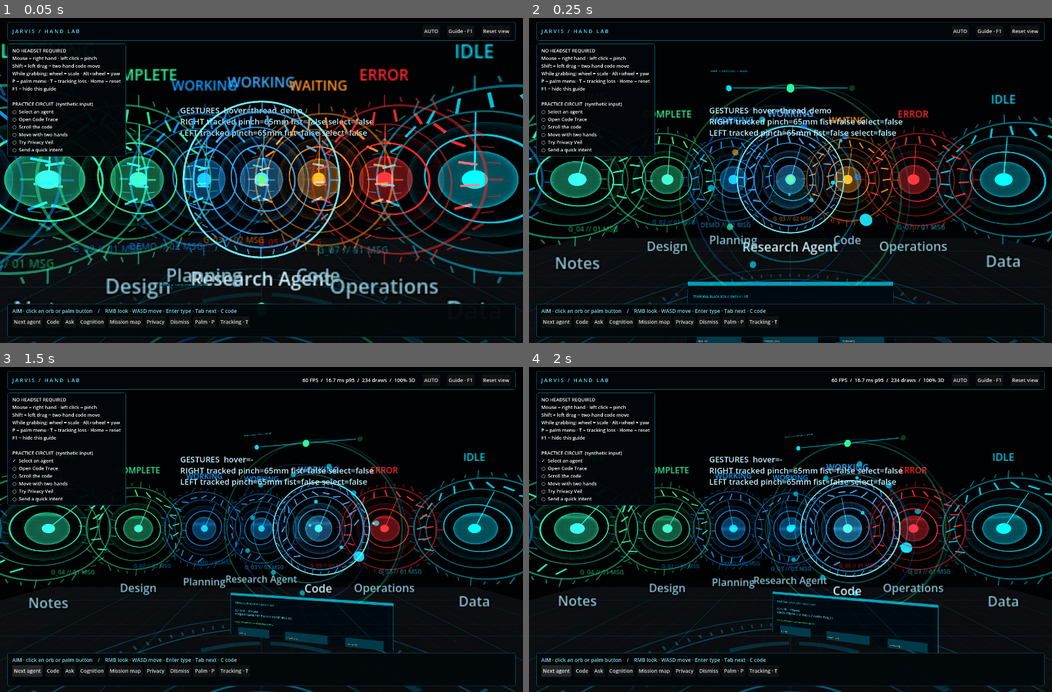
Above: before the commit, frames 1-4 (two rows, left to right).
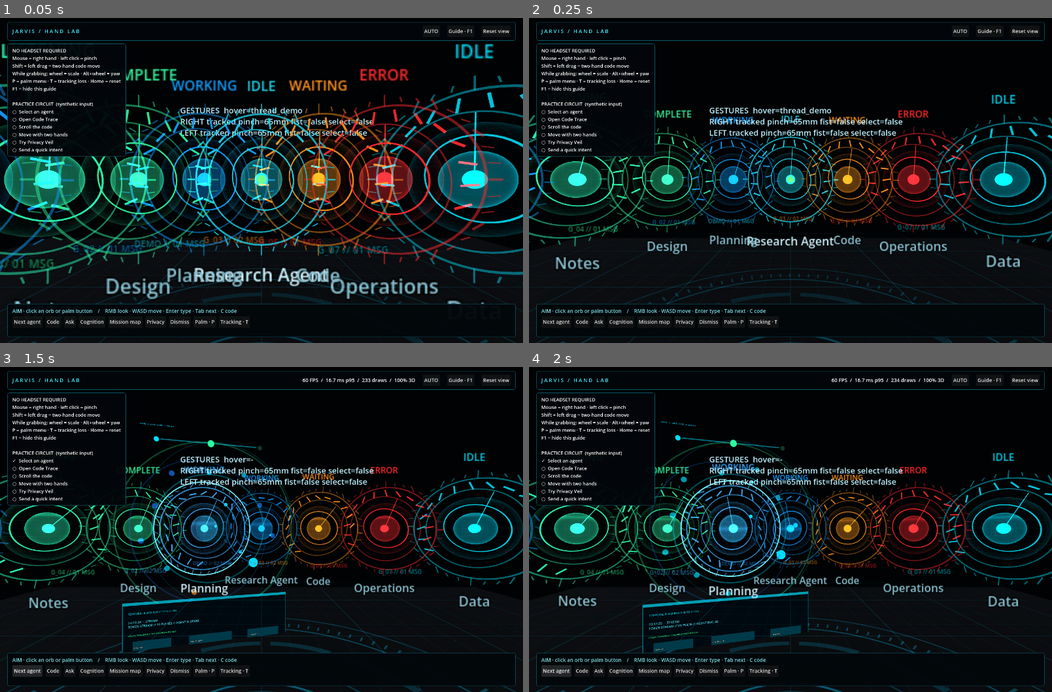
Above: after the commit, the same moments.

Repository: boarrr/JarvisXR
Game: Godot game, scene res://scenes/app/main.tscn
The game is run twice, just before and just after one commit, with the same random seed, the same clock (stepped at 60 frames per second) and the same inputs.
Inputs:
- Up to frame 1 (0.05 s): no input
- Up to frame 2 (0.25 s): no input
- Up to frame 3 (1.5 s): click "Next agent" at 0.5 s; click "Next agent" at 1.25 s
- Up to frame 4 (2 s): no input

The runs differ from the first frame. In frame 1, 5.7% of the frame differs, in the area x 24-80%, y 17-100%; in frame 2, 6.7%; in frame 3, 10%, in the area x 21-78%, y 3-88%; in frame 4, 10%.

Commit message:
Make gestures survive real hand tracking: deliberate double-pinch only (tap floor, gap, cooldown, no phantom taps on tracking loss), pinch an agent to pull it instead of opening chat, single empty pinch clears focus

Diff:
--- a/client-godot/interaction/hand_lab_source.gd
+++ b/client-godot/interaction/hand_lab_source.gd
@@ -122,3 +122,15 @@
 func send_action(target: String) -> void:
 	# Same application routing and privacy/approval checks as a palm pinch.
 	submit_direct_touch(target, Vector3.ZERO)
+
+
+func _begin_ray_grab_if_hovering_orb(_position: Vector3) -> bool:
+	# The desktop lab keeps pinch-to-focus; pulling agents from a distance is
+	# XR ergonomics that only the headset needs.
+	return false
+
+
+func _begin_grab_if_touching(_position: Vector3) -> bool:
+	# The lab synthesizes a fingertip inside the target, so it would always
+	# read as a grab; keep pinch-to-focus here and let the headset grab.
+	return false
--- a/client-godot/interaction/interaction_manager.gd
+++ b/client-godot/interaction/interaction_manager.gd
@@ -50,7 +50,12 @@
 	var hit_position: Variant = hit.get("position") if not hit.is_empty() else null
 	_update_hover_target(target_id, hit_position)
 
-	if pointer_state.is_selecting and not _was_selecting and not target_id.is_empty():
+	if (
+		pointer_state.is_selecting
+		and not _was_selecting
+		and not pointer_state.is_grabbing
+		and not target_id.is_empty()
+	):
 		_emit_event(InteractionEvent.Type.SELECT, target_id, hit_position)
 	_was_selecting = pointer_state.is_selecting
 
--- a/client-godot/interaction/openxr_interaction_source.gd
+++ b/client-godot/interaction/openxr_interaction_source.gd
@@ -44,6 +44,9 @@
 const FIST_OPEN_DISTANCE := 0.09
 const FIST_MIN_CURLED := 3
 const DOUBLE_PINCH_WINDOW_MSEC := 800
+const TAP_MIN_DURATION_MSEC := 90
+const TAP_GAP_MIN_MSEC := 80
+const SUMMON_COOLDOWN_MSEC := 700
 const CRUSH_HOLD_SECONDS := 0.4
 const FIST_JOINTS := ["index_tip", "middle_tip", "ring_tip", "pinky_tip"]
 const REQUIRED_POSITION_FLAGS := (
@@ -102,7 +105,12 @@
 var _crush_seconds := 0.0
 var _crush_latched := false
 var _attract_target := ""
-var _last_empty_pinch_msec := 0
+var _tap_prev_pinch := {"left": false, "right": false}
+var _tap_begin_msec := {"left": 0, "right": 0}
+var _tap_prev_release_msec := {"left": 0, "right": 0}
+var _tap_pending := {"left": 0, "right": 0}
+var _summon_blocked_until_msec := 0
+var _clock_override_msec := -1
 const GESTURE_LOG_PATH := "user://gesture_session.jsonl"
 const GESTURE_LOG_LIMIT_BYTES := 512 * 1024
 
@@ -239,6 +247,7 @@
 		var sample := _sample_for_hand(hand_name)
 		if sample.is_empty():
 			_hand_pinch_states[hand_name] = false
+			_cancel_tap(hand_name)
 			continue
 		_latest_hand_samples[hand_name] = sample
 		var thumb_tip := sample.get("thumb_tip", Vector3.ZERO) as Vector3
@@ -249,6 +258,7 @@
 			pinch_begin_distance,
 			pinch_release_distance
 		)
+		_track_tap(hand_name)
 	if _latest_hand_samples.is_empty():
 		_missing_seconds += delta
 		if _missing_seconds >= TRACKING_GRACE_SECONDS:
@@ -266,6 +276,8 @@
 	_pointer_state.is_grabbing = false
 	_pointer_state.direction = Vector3.ZERO
 	_active_hand_name = ""
+	_cancel_tap("left")
+	_cancel_tap("right")
 	_has_smoothed_ray = false
 	_hand_pinch_states[preferred_hand] = false
 	_touch_target_id = ""
@@ -394,11 +406,11 @@
 		_pointer_state.direction = ray_direction
 		_has_smoothed_ray = true
 	_pointer_state.is_selecting = is_pinching
-	_pointer_state.is_grabbing = not _grab_target_id.is_empty()
 
 	_update_touch_interaction(index_tip)
 	if is_pinching and not was_pinching:
-		_begin_grab_if_touching(index_tip)
+		if not _begin_grab_if_touching(index_tip):
+			_begin_ray_grab_if_hovering_orb(index_tip)
 	elif is_pinching and not _grab_target_id.is_empty():
 		if index_tip.distance_to(_grab_origin_position) > 0.012:
 			interaction_event.emit(InteractionEvent.new(
@@ -408,12 +420,10 @@
 				index_tip,
 				{"gesture": "orb_grab", "phase": "move"}
 			))
-	elif not is_pinching and was_pinching:
-		if not _grab_target_id.is_empty():
-			_finish_grab(index_tip)
-		else:
-			_handle_empty_pinch_end(index_tip)
-
+	elif not is_pinching and was_pinching and not _grab_target_id.is_empty():
+		_finish_grab(index_tip)
+
+	_pointer_state.is_grabbing = not _grab_target_id.is_empty()
 	_update_fist_interaction(sample, index_tip, delta)
 	_update_pinch_scroll(index_tip, was_pinching, is_pinching)
 	pointer_state_changed.emit(_pointer_state.copy())
@@ -530,6 +540,7 @@
 		pinch_begin_distance,
 		pinch_release_distance
 	)
+	_track_tap(hand_name)
 	_set_tracking_available(true)
 	if hand_name != preferred_hand:
 		return true
@@ -643,28 +654,100 @@
 	_touch_target_id = str((contact as Dictionary)["target_id"])
 	_touch_area = contact["area"] as Area3D
 	_touch_release_needed = true
-	submit_direct_touch(_touch_target_id, position)
-
-
-func _handle_empty_pinch_end(position: Vector3) -> void:
-	# Double-pinch in empty space summons the console. It is deliberately
-	# distinct from the headset system gesture (palm-to-face pinch), which the
-	# OS consumes before the app sees it.
-	if not _hover_target_id.is_empty() or not _touch_target_id.is_empty():
-		_last_empty_pinch_msec = 0
-		return
-	var now := Time.get_ticks_msec()
-	if _last_empty_pinch_msec > 0 and now - _last_empty_pinch_msec <= DOUBLE_PINCH_WINDOW_MSEC:
-		_last_empty_pinch_msec = 0
+	if ":" in _touch_target_id:
+		submit_direct_touch(_touch_target_id, position)
+
+
+func set_clock_override_msec(value: int) -> void:
+	_clock_override_msec = value
+
+
+func _now_msec() -> int:
+	if _clock_override_msec >= 0:
+		return _clock_override_msec
+	return Time.get_ticks_msec()
+
+
+func _cancel_tap(hand_name: String) -> void:
+	# Tracking loss must never look like a pinch release, or a flickering
+	# tracker turns into phantom double-pinches that toggle the console.
+	_tap_begin_msec[hand_name] = 0
+	_tap_prev_pinch[hand_name] = false
+	_tap_pending[hand_name] = 0
+
+
+func _track_tap(hand_name: String) -> void:
+	var pinching := bool(_hand_pinch_states.get(hand_name, false))
+	var was := bool(_tap_prev_pinch.get(hand_name, false))
+	if pinching == was:
+		return
+	_tap_prev_pinch[hand_name] = pinching
+	var now := _now_msec()
+	if pinching:
+		var prev_release := int(_tap_prev_release_msec.get(hand_name, 0))
+		if prev_release > 0 and now - prev_release < TAP_GAP_MIN_MSEC:
+			_tap_begin_msec[hand_name] = 0
+			return
+		_tap_begin_msec[hand_name] = now
+		return
+	var began := int(_tap_begin_msec.get(hand_name, 0))
+	_tap_begin_msec[hand_name] = 0
+	if began <= 0 or now - began < TAP_MIN_DURATION_MSEC:
+		return
+	_tap_prev_release_msec[hand_name] = now
+	var empty_tap := hand_name != preferred_hand
+	if hand_name == preferred_hand:
+		empty_tap = _hover_target_id.is_empty() and _touch_target_id.is_empty()
+	if not empty_tap:
+		_tap_pending[hand_name] = 0
+		return
+	_register_tap(hand_name, now)
+
+
+func _register_tap(hand_name: String, now: int) -> void:
+	if now < _summon_blocked_until_msec:
+		return
+	var pending := int(_tap_pending.get(hand_name, 0))
+	if pending > 0 and now - pending <= DOUBLE_PINCH_WINDOW_MSEC:
+		_tap_pending[hand_name] = 0
+		_summon_blocked_until_msec = now + SUMMON_COOLDOWN_MSEC
 		interaction_event.emit(InteractionEvent.new(
 			InteractionEvent.Type.SUMMON,
 			"ui:summon",
 			InteractionEvent.Source.HAND,
-			position,
-			{"gesture": "double_pinch"}
+			Vector3.ZERO,
+			{"gesture": "double_pinch", "hand": hand_name}
 		))
 		return
-	_last_empty_pinch_msec = now
+	_tap_pending[hand_name] = now
+	if hand_name == preferred_hand:
+		# A single pinch in empty space drops focus so nothing stays stuck.
+		interaction_event.emit(InteractionEvent.new(
+			InteractionEvent.Type.DISMISS,
+			"",
+			InteractionEvent.Source.HAND,
+			null,
+			{"gesture": "empty_pinch", "hand": hand_name}
+		))
+
+
+func _begin_ray_grab_if_hovering_orb(position: Vector3) -> bool:
+	# Pinching while pointing at a distant agent pulls it to the hand instead
+	# of opening its thread; releasing throws it with the hand's momentum.
+	if _hover_target_id.is_empty() or ":" in _hover_target_id:
+		return false
+	if not _grab_target_id.is_empty():
+		return false
+	_grab_target_id = _hover_target_id
+	_grab_origin_position = position
+	interaction_event.emit(InteractionEvent.new(
+		InteractionEvent.Type.GRAB_BEGIN,
+		_grab_target_id,
+		InteractionEvent.Source.HAND,
+		position,
+		{"gesture": "orb_ray_grab", "phase": "begin"}
+	))
+	return true
 
 
 func get_tracking_flags() -> Dictionary:
@@ -778,6 +861,8 @@
 	_latest_hand_samples.clear()
 	_hand_pinch_states["left"] = false
 	_hand_pinch_states["right"] = false
+	_cancel_tap("left")
+	_cancel_tap("right")
 	_bimanual_active = false
 	_bimanual_target_id = ""
 	_grab_target_id = ""
--- a/client-godot/scenes/hud/palm_console.gd
+++ b/client-godot/scenes/hud/palm_console.gd
@@ -133,35 +133,10 @@
 	camera_forward = camera_forward.normalized()
 
 	if not visible:
-		# Summon only: glance at the open left palm to bring the console up.
-		var sample := _hand_source.get_latest_hand_sample("left")
-		if sample.is_empty():
-			_dwell = 0.0
-			return
-		var palm_transform := sample.get("palm_transform", Transform3D.IDENTITY) as Transform3D
-		var anchor := palm_transform.origin + Vector3.UP * palm_offset_metres
-		var to_anchor := anchor - camera_position
-		var distance := to_anchor.length()
-		if distance < 0.001:
-			return
-		var outward := to_anchor / distance
-		var in_range := distance >= 0.15 and distance <= 0.9
-		var below_eye := camera_position.y - anchor.y >= 0.0
-		if _hand_source.is_hand_pinching("left") and in_range:
-			# A deliberate left pinch summons instantly; no dwell, no gaze gate.
-			_dwell = show_delay_seconds
-		elif in_range and below_eye:
-			# Holding the open palm below eye level also works, after a beat.
-			_dwell += delta
-		else:
-			_dwell = 0.0
-		if _dwell < show_delay_seconds:
-			return
-		_park_panel(camera_position, camera_forward)
-		visible = true
-		if _viewport != null:
-			_viewport.render_target_update_mode = SubViewport.UPDATE_ONCE
-		_panel_ignored = 0.0
+		# The console opens only on the deliberate double-pinch (the SUMMON
+		# event). Auto-summon from an open palm was removed: a flickering
+		# tracker made it appear on its own and it fought the user.
+		_dwell = 0.0
 		return
 
 	# Parked: hold position until closed or ignored for a while.
--- a/client-godot/tests/standing_orbit_smoke.gd
+++ b/client-godot/tests/standing_orbit_smoke.gd
@@ -222,28 +222,108 @@
 		"chat touch targets deactivate on the code page"
 	)
 
-	# Double-pinch in empty space is the deliberate console summon.
-	var pinch_source := OpenXRInteractionSource.new()
-	add_child(pinch_source)
-	pinch_source.set_hand_tracking_active(true)
-	var pinch_events: Array[InteractionEvent] = []
-	pinch_source.interaction_event.connect(
-		func(event: InteractionEvent) -> void: pinch_events.append(event)
-	)
-	var pinch_palm := Transform3D(Basis.IDENTITY, Vector3(3.0, 1.4, -0.4))
-	for _pinch in range(2):
-		pinch_source.submit_joint_sample(
-			"right", pinch_palm,
-			Vector3(3.02, 1.42, -0.65), Vector3(3.0, 1.4, -0.6), Vector3(3.0, 1.42, -0.65)
-		)
-		pinch_source.submit_joint_sample(
-			"right", pinch_palm,
-			Vector3(3.06, 1.42, -0.7), Vector3(3.0, 1.4, -0.6), Vector3(3.0, 1.42, -0.65)
-		)
-	var summons := pinch_events.filter(
-		func(event: InteractionEvent) -> bool: return event.type == InteractionEvent.Type.SUMMON
-	)
-	_check(summons.size() == 1, "double pinch in empty space summons the console")
+	# A deliberate double-pinch summons; a fast flinch or a tracking dropout
+	# must never look like one.
+	var tap_source := OpenXRInteractionSource.new()
+	add_child(tap_source)
+	tap_source.set_hand_tracking_active(true)
+	tap_source.set_physics_process(false)
+	var tap_events: Array[InteractionEvent] = []
+	tap_source.interaction_event.connect(
+		func(event: InteractionEvent) -> void: tap_events.append(event)
+	)
+	var tap_palm := Transform3D(Basis.IDENTITY, Vector3(5.0, 1.4, -0.4))
+	var closed_thumb := Vector3(5.02, 1.42, -0.6)
+	var open_thumb := Vector3(5.0, 1.42, -0.5)
+	var tap_index := Vector3(5.0, 1.42, -0.6)
+	var tap_distal := Vector3(5.0, 1.42, -0.55)
+
+	# Flinch: pinched for 40 ms, below the tap floor.
+	tap_source.set_clock_override_msec(1000)
+	tap_source.submit_joint_sample("left", tap_palm, closed_thumb, tap_distal, tap_index)
+	tap_source.set_clock_override_msec(1040)
+	tap_source.submit_joint_sample("left", tap_palm, open_thumb, tap_distal, tap_index)
+	_check(_summon_count(tap_events) == 0, "a flinch pinch does not summon")
+
+	# Real double pinch: two 200 ms pinches 100 ms apart.
+	tap_source.set_clock_override_msec(1100)
+	tap_source.submit_joint_sample("left", tap_palm, closed_thumb, tap_distal, tap_index)
+	tap_source.set_clock_override_msec(1300)
+	tap_source.submit_joint_sample("left", tap_palm, open_thumb, tap_distal, tap_index)
+	tap_source.set_clock_override_msec(1400)
+	tap_source.submit_joint_sample("left", tap_palm, closed_thumb, tap_distal, tap_index)
+	tap_source.set_clock_override_msec(1600)
+	tap_source.submit_joint_sample("left", tap_palm, open_thumb, tap_distal, tap_index)
+	_check(_summon_count(tap_events) == 1, "double pinch summons the console once")
+	_check(not tap_source.get_pointer_state().is_selecting, "pinch state settles after summon")
+
+	# A single empty pinch on the pointer hand drops focus instead of summoning.
+	var dismiss_source := OpenXRInteractionSource.new()
+	add_child(dismiss_source)
+	dismiss_source.set_hand_tracking_active(true)
+	dismiss_source.set_physics_process(false)
+	var dismiss_events: Array[InteractionEvent] = []
+	dismiss_source.interaction_event.connect(
+		func(event: InteractionEvent) -> void: dismiss_events.append(event)
+	)
+	var right_palm := Transform3D(Basis.IDENTITY, Vector3(6.0, 1.4, -0.4))
+	var right_closed_thumb := Vector3(6.02, 1.42, -0.6)
+	var right_open_thumb := Vector3(6.0, 1.42, -0.5)
+	var right_index := Vector3(6.0, 1.42, -0.6)
+	var right_distal := Vector3(6.0, 1.42, -0.55)
+	dismiss_source.set_clock_override_msec(2000)
+	dismiss_source.submit_joint_sample("right", right_palm, right_closed_thumb, right_distal, right_index)
+	dismiss_source.set_clock_override_msec(2250)
+	dismiss_source.submit_joint_sample("right", right_palm, right_open_thumb, right_distal, right_index)
+	var dismiss_count := dismiss_events.filter(
+		func(event: InteractionEvent) -> bool: return event.type == InteractionEvent.Type.DISMISS
+	).size()
+	_check(dismiss_count == 1, "a single empty pinch clears focus")
+	_check(_summon_count(dismiss_events) == 0, "a single empty pinch does not summon")
+
+	# Tracking loss must not fabricate the second tap.
+	var loss_source := OpenXRInteractionSource.new()
+	add_child(loss_source)
+	loss_source.set_hand_tracking_active(true)
+	loss_source.set_physics_process(false)
+	var loss_events: Array[InteractionEvent] = []
+	loss_source.interaction_event.connect(
+		func(event: InteractionEvent) -> void: loss_events.append(event)
+	)
+	loss_source.set_clock_override_msec(3000)
+	loss_source.submit_joint_sample("left", tap_palm, closed_thumb, tap_distal, tap_index)
+	loss_source.set_clock_override_msec(3250)
+	loss_source.submit_joint_sample("left", tap_palm, open_thumb, tap_distal, tap_index)
+	loss_source.set_hand_tracking_active(false)
+	loss_source.set_hand_tracking_active(true)
+	loss_source.set_physics_process(false)
+	loss_source.set_clock_override_msec(3400)
+	loss_source.submit_joint_sample("left", tap_palm, closed_thumb, tap_distal, tap_index)
+	loss_source.set_clock_override_msec(3650)
+	loss_source.submit_joint_sample("left", tap_palm, open_thumb, tap_distal, tap_index)
+	_check(_summon_count(loss_events) == 0, "tracking loss cannot fabricate a summon")
+
+	# Pinching at a hovered agent grabs it rather than opening its thread.
+	var grab_source := OpenXRInteractionSource.new()
+	add_child(grab_source)
+	grab_source.set_hand_tracking_active(true)
+	grab_source.set_physics_process(false)
+	grab_source.set_hover_target_id("thread_probe")
+	var grab_events: Array[InteractionEvent] = []
+	grab_source.interaction_event.connect(
+		func(event: InteractionEvent) -> void: grab_events.append(event)
+	)
+	var far_palm := Transform3D(Basis.IDENTITY, Vector3(7.0, 1.4, -0.4))
+	grab_source.submit_joint_sample(
+		"right", far_palm, Vector3(7.02, 1.42, -0.6), Vector3(7.0, 1.42, -0.55), Vector3(7.0, 1.42, -0.6)
+	)
+	var grabs := grab_events.filter(
+		func(event: InteractionEvent) -> bool: return event.type == InteractionEvent.Type.GRAB_BEGIN
+	)
+	_check(
+		grabs.size() == 1 and grabs[0].target_id == "thread_probe",
+		"pinching a hovered agent starts a grab"
+	)
 
 	var palm_console := main.get_node("PalmConsole") as PalmConsole
 	palm_console.summon_now()
@@ -256,6 +336,14 @@
 	get_tree().quit(1 if _failed else 0)
 
 
+func _summon_count(events: Array[InteractionEvent]) -> int:
+	var total := 0
+	for event in events:
+		if event.type == InteractionEvent.Type.SUMMON:
+			total += 1
+	return total
+
+
 func _check(condition: bool, description: String) -> void:
 	if condition:
 		return
